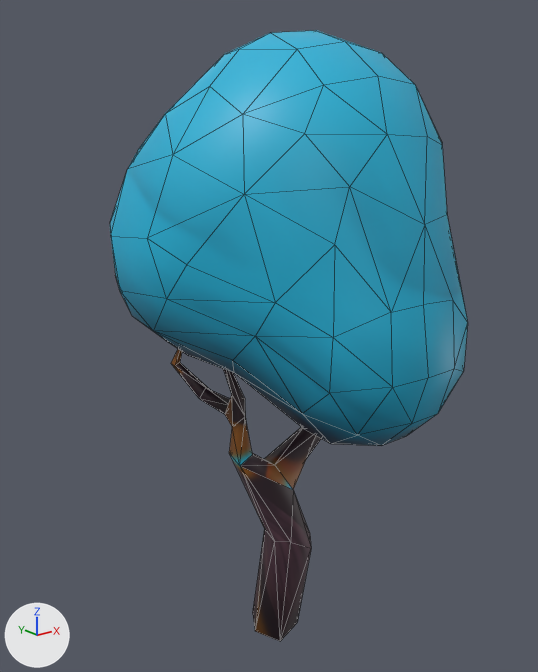
A saved change to the FBX model Assets/Modelos/Props/Arbol_1.fbx.
Rendered twice from a 50 mm lens placed at (-1.57, -1.9, 1.82), pointed at (-0.02, 0.04, 1.05). Arrows for +X, +Y and +Z are at lower left; the lights stay in place. Mesh edges are drawn as thin lines.

The scene before the commit, as lines of its bpy script (objects in view):
```python
me_plane = bpy.data.meshes.new('Plane')
me_plane.from_pydata(...)  # 181 vertices, 319 faces; spans x -54.0..62.0, y -15.0..203.0, z -47.0..65.0
me_plane.materials.append(mat_material_001)  # picture img_arbol_prop1texture_png
ob_plane = bpy.data.objects.new('Plane', me_plane)
ob_plane.location = (0.0, 0.0, 0.0)
ob_plane.rotation_euler = (1.571, 0.0, 0.0)  # degrees (90, 0, 0)
ob_plane.scale = (0.01, 0.01, 0.01)
```
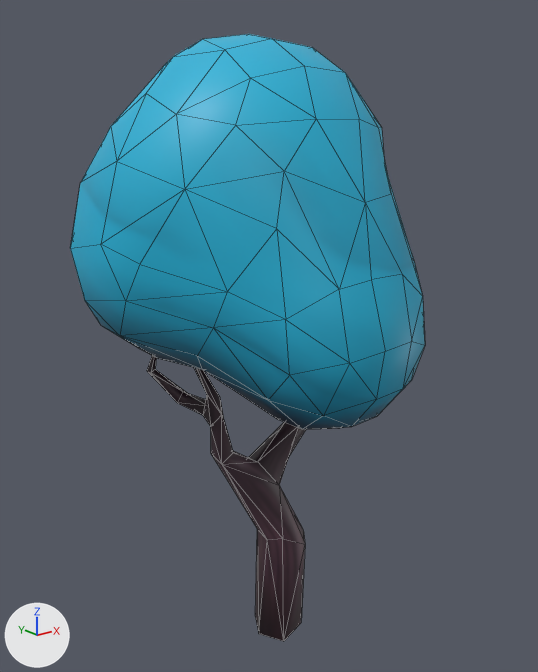
The change, as a diff of the scene's bpy script:
```diff
--- a/Assets/Modelos/Props/Arbol_1.fbx.py
+++ b/Assets/Modelos/Props/Arbol_1.fbx.py
@@ me_plane @@
 me_plane.from_pydata(...)  # 181 vertices, 319 faces; spans x -54.0..62.0, y -15.0..203.0, z -47.0..65.0
 # used by ob_plane; location = (0.0, 0.0, 0.0); rotation_euler = (1.571, 0.0, 0.0), in degrees (90, 0, 0); scale = (0.01, 0.01, 0.01)
+# me_plane part 1: texture (UV) coordinates of 119 of 319 faces, centred in x -28.0..23.0, y -15.0..108.0, z -24.0..23.0, changed; they spanned u 0.0..0.86, v 0.67..1.0 and now span u 0.03..0.98, v 0.64..0.98
 me_plane.materials.append(mat_material_001)
@@ ob_plane @@
 ob_plane.location = (0.0, 0.0, 0.0)
-ob_plane.rotation_euler = (1.571, 0.0, 0.0)  # degrees (90, 0, 0)
+ob_plane.rotation_euler = (1.467, -0.048, 0.0)  # degrees (84, -2.8, 0)
 ob_plane.scale = (0.01, 0.01, 0.01)
```

Pixel boxes [x1, y1, x2, y2] of what changed, in the pictures (538 x 672 px):
'Plane', surface changed, turned
    before: [110, 30, 468, 641]
    after: [70, 34, 425, 641]
part 1 of me_plane, surface changed
    before: [171, 349, 321, 641]
    after: [147, 355, 306, 641]
